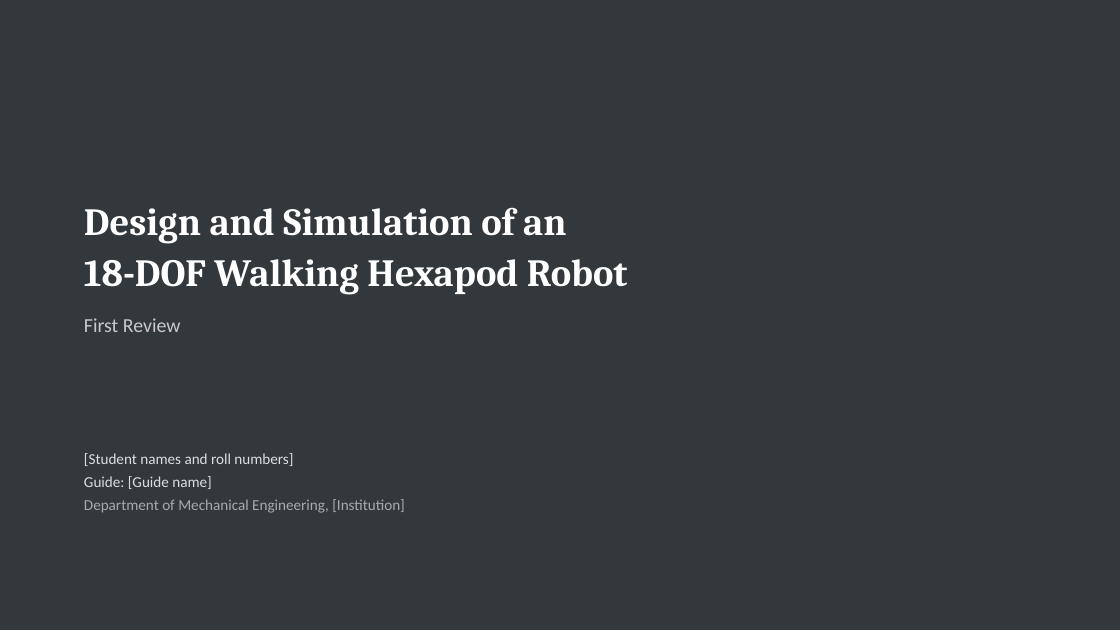
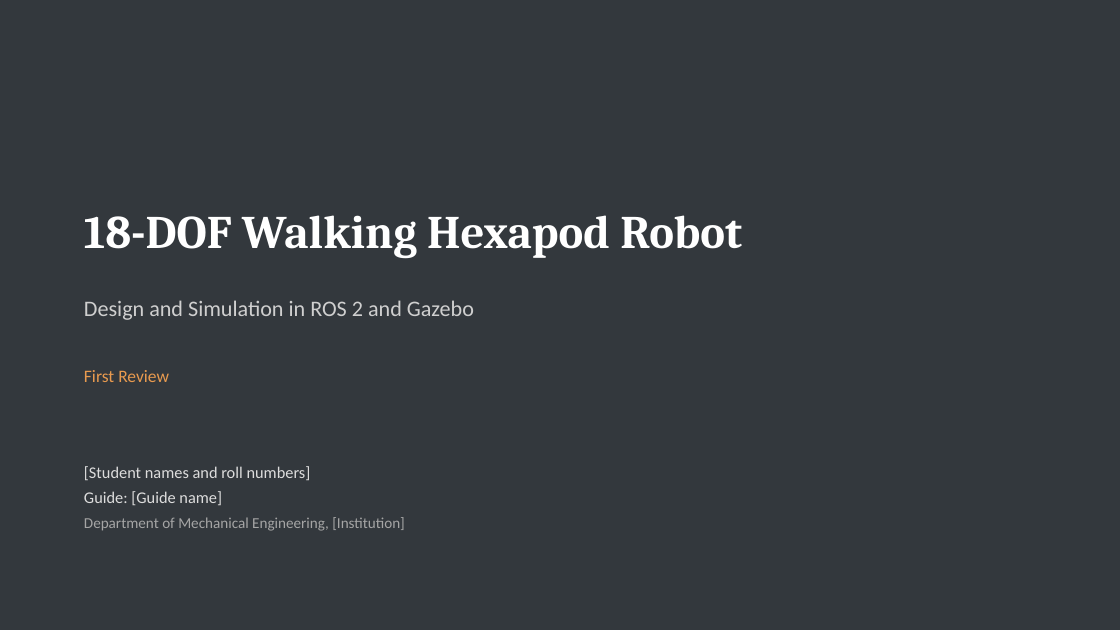
Before and after one commit to rushikeshtangirala/hexapod_new, a slide deck: slide 1 of docs/review/Hexapod_First_Review.pptx. Drawn at 1120x630 pixels with LibreOffice and Linux fonts; fonts in the diff are those of the drawing. Boxes give left, top, right and bottom in pixels: in the first picture for what was removed or moved away, otherwise in the second. Text is boxed around its words. In the diff, an @@ line names an element or a change of style, - is before the commit and + after.

```diff
--- a/docs/review/Hexapod_First_Review.pptx
+++ b/docs/review/Hexapod_First_Review.pptx
@@ text at (84, 207, 566, 244): paragraph removed @@
-Design and Simulation of an
@@ text "18-DOF Walking Hexapod Robot" at (84, 215, 742, 258): size 33 to 40 pt; less space between paragraphs @@
@@ text at (84, 318, 181, 332): paragraph removed @@
-First Review
@@ text added at (84, 300, 474, 320), 19 pt, text #CFCFCF @@
+Design and Simulation in ROS 2 and Gazebo
@@ text added at (84, 370, 169, 382), 15 pt, text #E89A4F @@
+First Review
@@ text "[Student names and roll numbers]": place and size @@
-text "[Student names and roll numbers]" at (84, 453, 405, 513)
+text "[Student names and roll numbers]" at (84, 466, 405, 531)
@@ text "[Student names and roll numbers]" at (84, 466, 405, 531): size 13 to 14 pt in "[Student names and roll numbers]", "Guide: [Guide name]"; text colour #AAAAAA to #A5A5A5 in "Department of Mechanical Engineering, [Institution]"; more space between paragraphs @@
```
Also in this commit, not shown: 1 other slide changed, 17 slides added, 12 slides removed.
